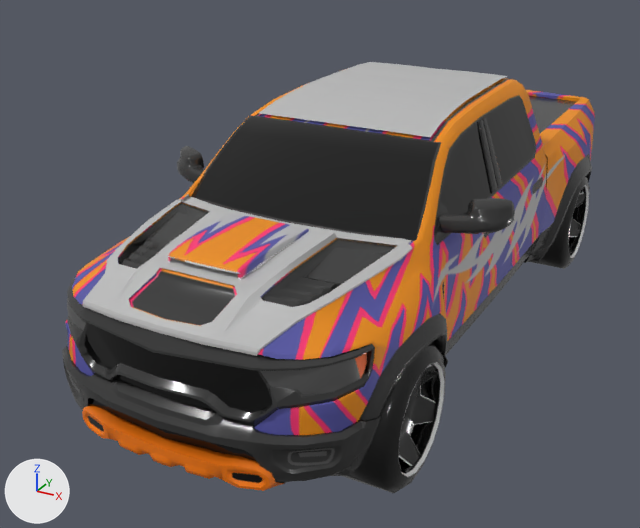
Before and after pictures for a commit that changed the FBX model Assets/Models/Cars/Dodge/Dodge_1.fbx.
Both versions are drawn from a 50 mm camera at (2.68, -5.97, 3.28) aimed at (-0.39, -0.38, 0.48). Every picture has the same lights, and +X, +Y and +Z are marked at lower left. Where no turn or scale is listed for an object, it has been applied to the vertices.

Names of what the first picture shows: 'BSurfaceMesh.013', 'BSurfaceMesh.014', 'Cylinder.002', 'Dodge_airintake2', 'Dodge_carbon'.
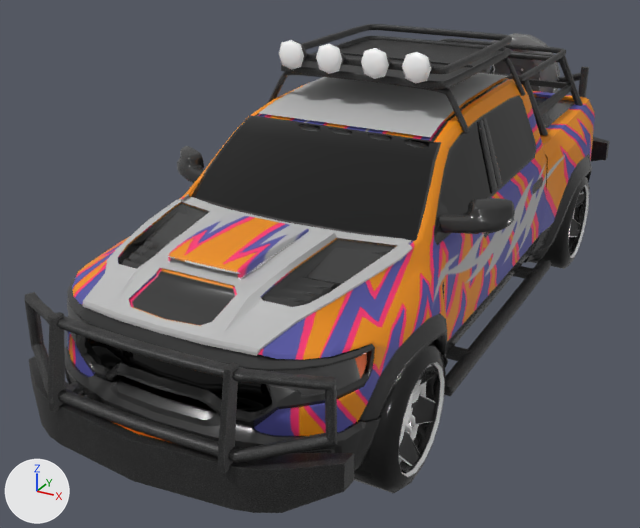
Changed parts and their boxes (x1, y1, x2, y2) in the pictures (640 x 528 px):
'pasted__guard', added (black)
    after: (24, 65, 610, 513)
'BSurfaceMesh.013', deleted
    before: (62, 166, 592, 491)
'pasted__guard1', added
    after: (268, 24, 583, 396)
    faces in mat_pasted__upgrade1 (picture img_upgrade1_upgrade_specularsmoothness_png): (268, 24, 583, 396)
    faces in mat_pasted__car_upgrade_light1 (white #ffffff): (279, 40, 431, 84)
'bumperFront', added
    after: (65, 345, 381, 471)
'pasted__wheelBonus', added
    after: (481, 33, 560, 93)
'pasted__WheelStarLF', added
    after: (399, 380, 423, 464)
'pasted__WheelV_LF', added
    after: (369, 382, 426, 476)
    faces in mat_exportobj6_lambert4 (white #ffffff): (401, 382, 426, 440)
'pasted__WheelFlowerRF', added
    after: (399, 406, 414, 458)

The change, as a list of edits to the scene's bpy script:
```text
Add mat_pasted__dodge:
    mat_pasted__dodge = bpy.data.materials.new('pasted__Dodge')
    # uses the picture img_dodge_dodge_albedotransparency_png
Remove ob_bsurfacemesh_013:
    ob_bsurfacemesh_013 = bpy.data.objects.new('BSurfaceMesh.013', me_mesh_001)
Add ob_bumperfront:
    ob_bumperfront = bpy.data.objects.new('bumperFront', me_mesh_041)  # 362 vertices, 340 faces; spans x -1.06..1.06, y -0.29..0.29, z -0.25..0.25
    ob_bumperfront.location = (0.0, -2.621, 0.497)
Add ob_pasted__wheelfuturelf:
    ob_pasted__wheelfuturelf = bpy.data.objects.new('pasted__WheelFutureLF', me_mesh_018)  # 904 vertices, 1500 faces; spans x -0.182..0.182, y -0.437..0.437, z -0.435..0.435; in mat_exportobj4_wheel2 (black #000000), mat_exportobj4_lambert4 (white #ffffff)
    ob_pasted__wheelfuturelf.location = (0.843, -1.916, 0.41)
Add ob_pasted__wheelflowerrf:
    ob_pasted__wheelflowerrf = bpy.data.objects.new('pasted__WheelFlowerRF', me_mesh_014)  # 854 vertices, 1480 faces; spans x -0.182..0.182, y -0.437..0.437, z -0.435..0.435; in mat_exportobj2_wheel2 (black #000000), mat_exportobj2_lambert4 (white #ffffff)
    ob_pasted__wheelflowerrf.location = (0.852, -1.916, 0.434)
Add ob_pasted__wheelv_lf:
    ob_pasted__wheelv_lf = bpy.data.objects.new('pasted__WheelV_LF', me_mesh_021)  # 834 vertices, 1416 faces; spans x -0.182..0.182, y -0.437..0.437, z -0.435..0.435; in mat_exportobj6_lambert4 (white #ffffff), mat_exportobj6_wheel2 (black #000000)
    ob_pasted__wheelv_lf.location = (0.858, -1.923, 0.419)
Add ob_pasted__guard1:
    ob_pasted__guard1 = bpy.data.objects.new('pasted__guard1', me_mesh_042)  # 1308 vertices, 1226 faces; spans x -1.08..1.08, y -1.98..1.98, z -1.02..1.02; in mat_pasted__upgrade1 (picture img_upgrade1_upgrade_specularsmoothness_png), mat_pasted__car_upgrade_light1 (white #ffffff)
    ob_pasted__guard1.location = (0.0, 0.685, 1.22)
Add ob_pasted__wheelbonus:
    ob_pasted__wheelbonus = bpy.data.objects.new('pasted__wheelBonus', me_mesh_044)  # 192 vertices, 175 faces; spans x -0.443..0.443, y -0.165..0.165, z -0.443..0.443
    ob_pasted__wheelbonus.location = (-0.002, 3.106, 1.329)
Add ob_pasted__guard:
    ob_pasted__guard = bpy.data.objects.new('pasted__guard', me_mesh_043)  # 784 vertices, 724 faces; spans x -1.06..1.06, y -3.26..3.26, z -0.68..0.68; in mat_pasted__upgrade1 (picture img_upgrade1_upgrade_specularsmoothness_png)
    ob_pasted__guard.location = (0.0, 0.15, 1.05)
Add ob_pasted__wheelstarlf:
    ob_pasted__wheelstarlf = bpy.data.objects.new('pasted__WheelStarLF', me_mesh_012)  # 1133 vertices, 2007 faces; spans x -0.186..0.186, y -0.437..0.437, z -0.435..0.435; in mat_pasted__lambert4 (white #ffffff), mat_pasted__lambert2 (grey #bcbcbc), mat_pasted__lambert5 (black #000000)
    ob_pasted__wheelstarlf.location = (0.844, -1.918, 0.432)
```
